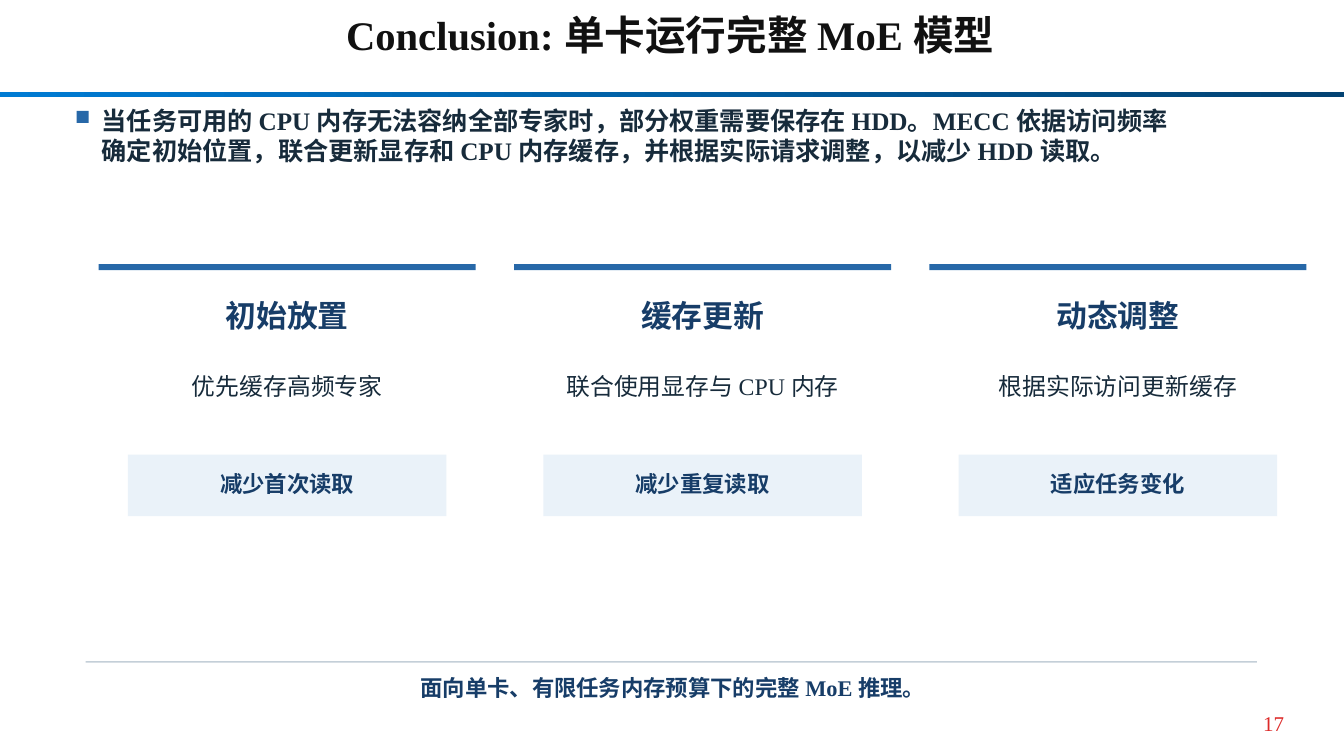
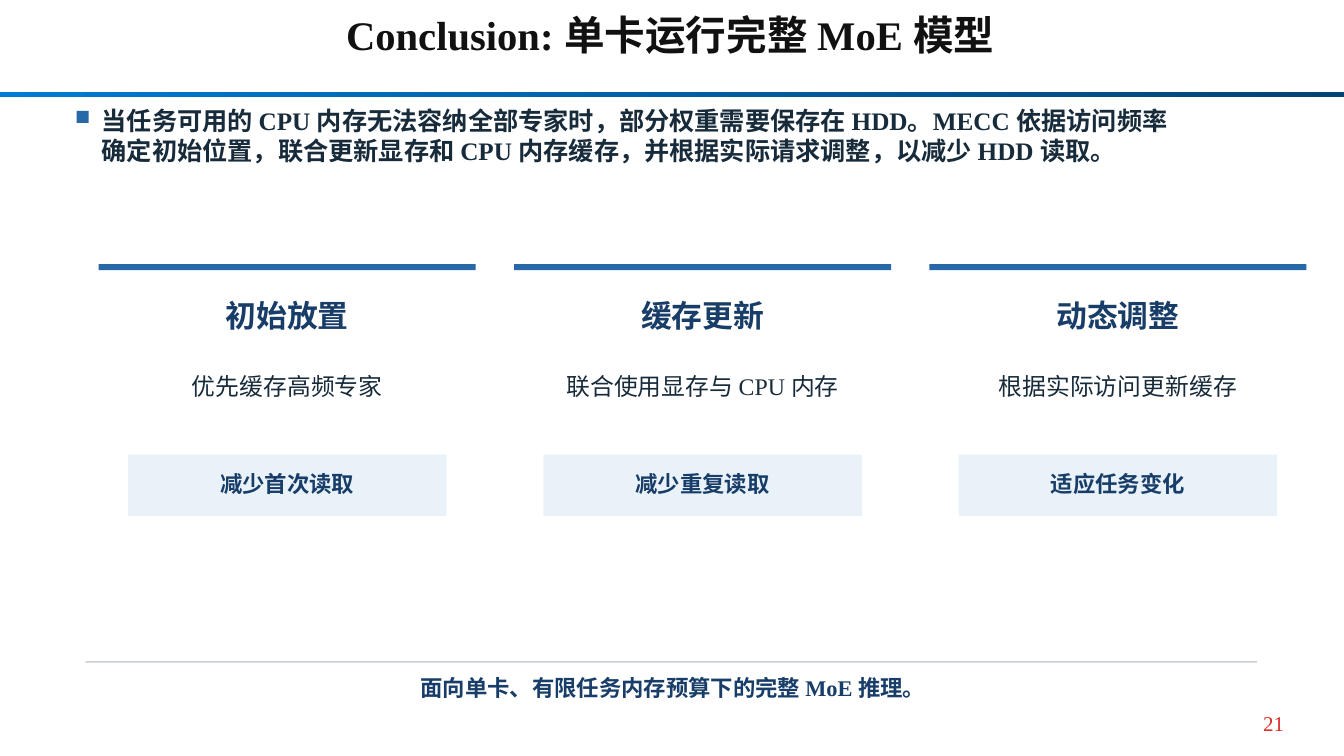
Before and after one commit to Kirihara-Yun/mecc_package, a slide deck: slide 21 of mecc_package/paper/current/MECC_HPCA_current.pptx (slide 17 before the commit). Drawn at 1344x756 pixels with LibreOffice and Linux fonts; fonts in the diff are those of the drawing. Boxes give left, top, right and bottom in pixels: in the first picture for what was removed or moved away, otherwise in the second. Text is boxed around its words. In the diff, an @@ line names an element or a change of style, - is before the commit and + after.

```diff
--- a/mecc_package/paper/current/MECC_HPCA_current.pptx
+++ b/mecc_package/paper/current/MECC_HPCA_current.pptx
@@ text at (1263, 717, 1284, 731): text changed @@
-17
+21
```
Also in this commit, not shown: 3 other slides changed, 7 slides added, 2 slides removed, 41 other files.
